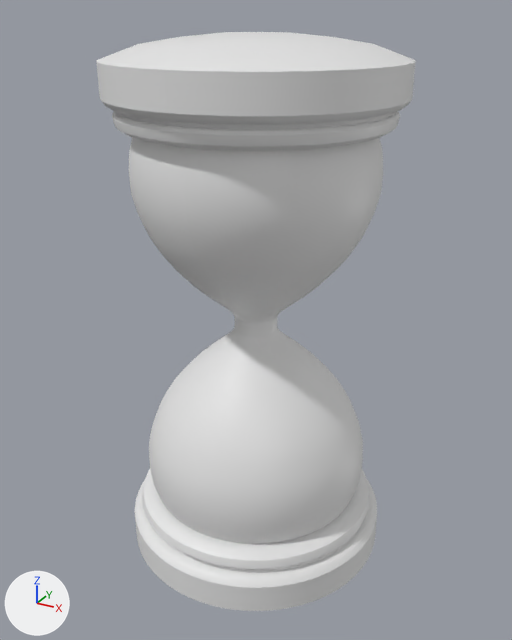
An edit to the glTF model models/hourglass.glb, drawn before and after from the same camera.
Camera for both pictures: a 50 mm lens placed at (2.51, -4.56, 2.29), pointed at (0.0, 0.0, 0.01). Lighting does not change. The marker at lower left points along +X, +Y and +Z. Vertices at the same position are counted once.

The scene before the commit, as lines of its bpy script (objects in view):
```python
me_cube = bpy.data.meshes.new('Cube')
me_cube.from_pydata(...)  # 4082 vertices, 8040 faces; spans x -1.08..1.08, y -1.08..1.08, z -2.14..2.15
ob_cube = bpy.data.objects.new('Cube', me_cube)
ob_cube.location = (0.0, 0.0, -0.002)
```
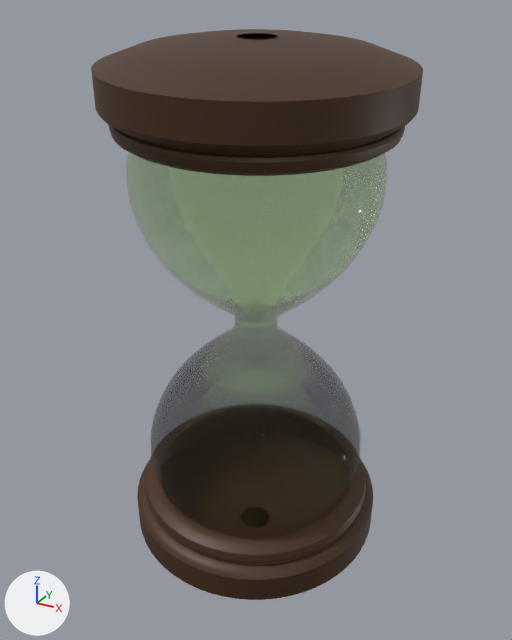
Boxes [x1, y1, x2, y2] around the edits, measured in the pictures (512 x 640 px):
'Cube', surface changed, turned: before [97, 32, 416, 611]; after [91, 29, 423, 600]
part 1 of me_cube, recoloured (white to grey): before [129, 138, 382, 544]; after [126, 152, 386, 538]
part 2 of me_cube, recoloured (grey to brown): before [97, 32, 401, 611]; after [91, 29, 411, 600]

Diff of the bpy script that builds the scene:
```diff
--- a/models/hourglass.glb.py
+++ b/models/hourglass.glb.py
@@ mat_material_001 @@
+mat_material_001 = principled_material('Material.001')
+mat_material_001.base_color = (0.386, 0.801, 0.128)  # green #a7e764
+mat_material_001.roughness = 0.0
+mat_material_001.alpha = 0.5
+mat_material_001.transmission_weight = 1.0
@@ mat_material_002 @@
+mat_material_002 = principled_material('Material.002')
+mat_material_002.base_color = (0.0615, 0.0227, 0.00554)  # brown #462a11
@@ me_cube @@
 # used by ob_cube; location = (0.0, 0.0, -0.002)
-me_cube.from_pydata(...)  # 4082 vertices, 8040 faces; spans x -1.08..1.08, y -1.08..1.08, z -2.14..2.15
+me_cube.from_pydata(...)  # 4082 vertices, 8040 faces; spans x -1.08..1.08, y -1.08..1.08, z -2.15..2.14
+# me_cube part 1: 4080 faces spanning x -0.92..0.92, y -0.92..0.92, z -1.51..1.51 switch from no material to mat_material_001 (green #a7e764)
+# me_cube part 2: 3720 faces spanning x -1.08..1.08, y -1.08..1.08, z -2.15..2.14 switch from no material to mat_material_002 (brown #462a11)
@@ ob_cube @@
 ob_cube.location = (0.0, 0.0, -0.002)
+ob_cube.rotation_euler = (0.1, 0.05, 0.04)  # degrees (5.7, 2.9, 2.3)
```
